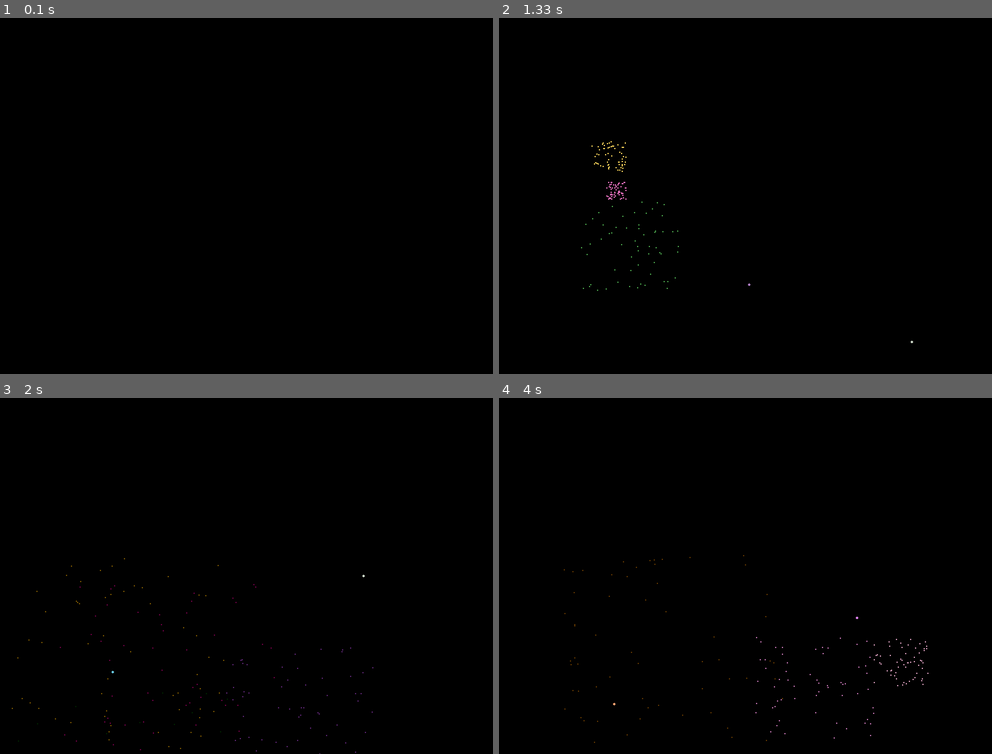
Above: before the commit, frames 1-4 (two rows, left to right).
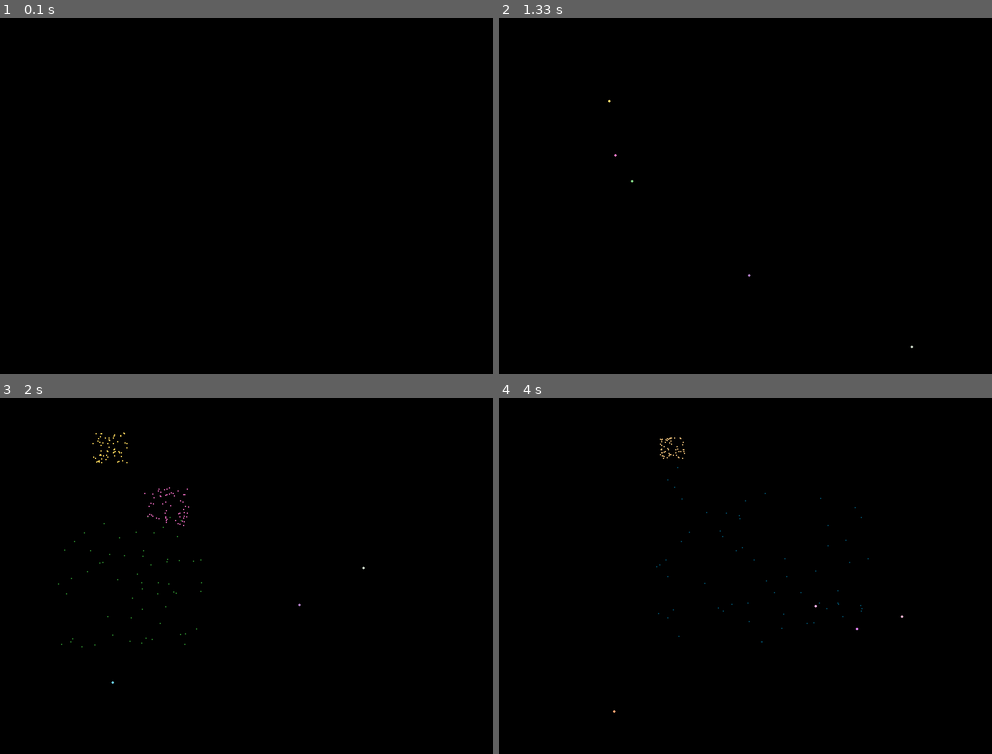
Above: after the commit, the same moments.

Repository: knopwob/pygame-stuff
Game: pygame game, started from fireworks.py
Two runs of this game, one before a commit and one after it. Both use one fixed random seed, a clock stepped at 60 frames per second and the inputs below. The source is Python 2; it was converted automatically to run under Python 3.
Inputs:
- Up to frame 1 (0.1 s): no input
- Up to frame 2 (1.33 s): no input
- Up to frame 3 (2 s): no input
- Up to frame 4 (4 s): no input

Frame 1 is identical in both runs. In frame 2, 0.2% of the frame differs, in the area x 16-84%, y 23-93%; in frame 3, 0.3%, in the area x 2-76%, y 9-100%; in frame 4, 0.3%.

Commit message:
fireworks changed parameters

Diff:
--- a/fireworks.py
+++ b/fireworks.py
@@ -54,7 +54,7 @@
     def __init__(self):
         pos = Vector2D(random.randint(0, width), height)
         vel_x = random.randint(-2, 2)
-        vel_y = -1 * random.randint(8, 12)
+        vel_y = -1 * random.randint(7, 10)
         vel = Vector2D(vel_x, vel_y)
         Particle.__init__(self, pos, vel)
 
@@ -99,7 +99,7 @@
 clock = None
 elapsed = 0
 
-gravity = Vector2D(0, 0.2)
+gravity = Vector2D(0, 0.1)
 
 objects = list()
 
